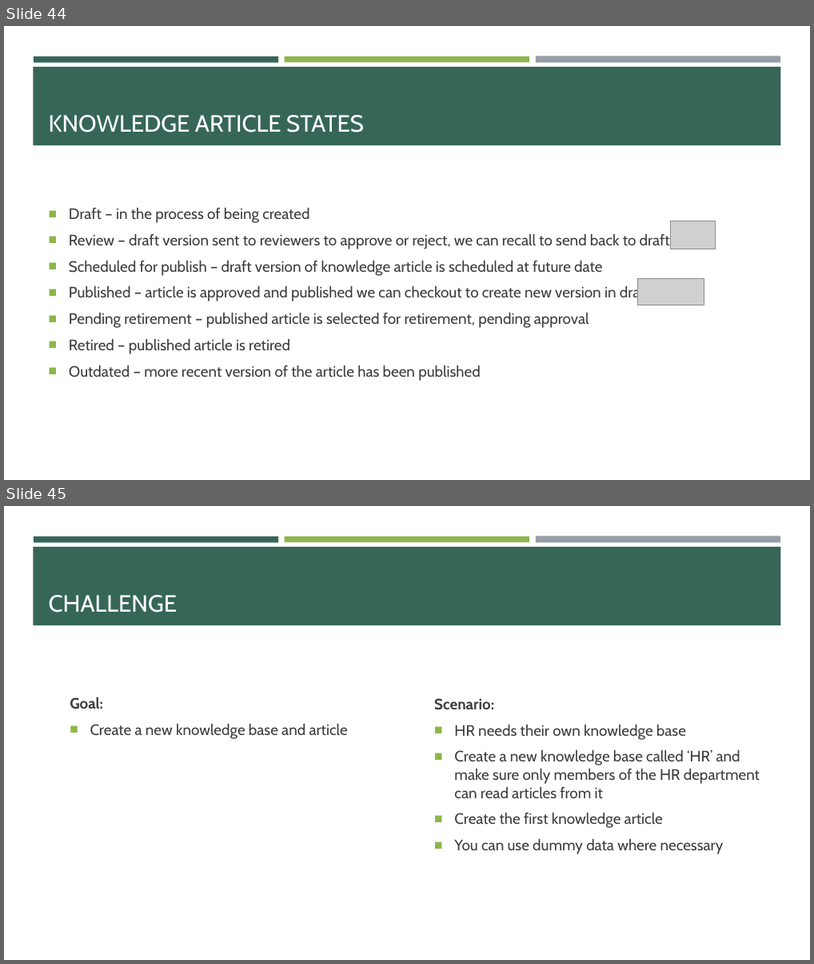
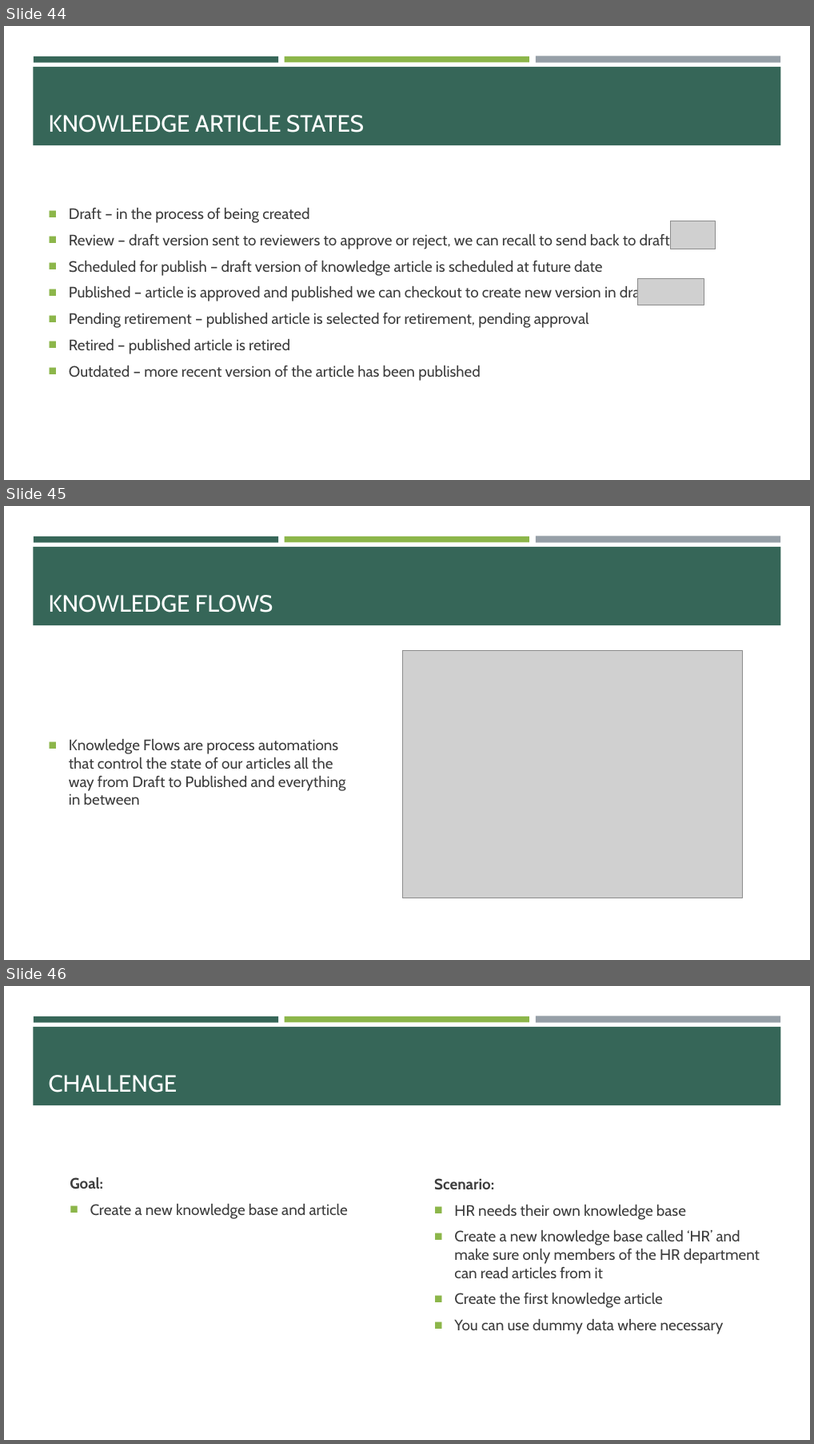
Before and after one commit to e-m-wilson/SNOW, a slide deck: Week_3/Incident_Problem_Management.pptx. Shown one above the other, each under a label of ours: slides 44 and 45 before the commit, slides 44, 45 and 46 after it. The pictures are 814x964 and 814x1444 pixels, drawn with LibreOffice and Linux fonts; fonts in the diff are those of the drawing; grey boxes stand for pictures. Boxes give left, top, right and bottom in pixels: in the first picture for what was removed or moved away, otherwise in the second. Text is boxed around its words. In the diff, an @@ line names an element or a change of style, - is before the commit and + after.

```diff
--- a/Week_3/Incident_Problem_Management.pptx
+++ b/Week_3/Incident_Problem_Management.pptx
@@ slide 45 added at <box>4,506,810,960</box>, background #FFFFFF; not listed: 4 template elements that a slide beside it also shows @@
@@ title added at <box>49,595,273,612</box>, 28 pt, text #FFFFFF @@
+KNOWLEDGE FLOWS
@@ picture added at <box>402,650,743,896</box> @@
@@ text added at <box>69,739,346,804</box>, 18 pt, text #3D3D3D @@
+■ Knowledge Flows are process automations that control the state of our articles all the way from Draft to Published and everything in between
@@ what was slide 45 is now slide 46 @@
```
Also in this commit, not shown: 2 other files.
